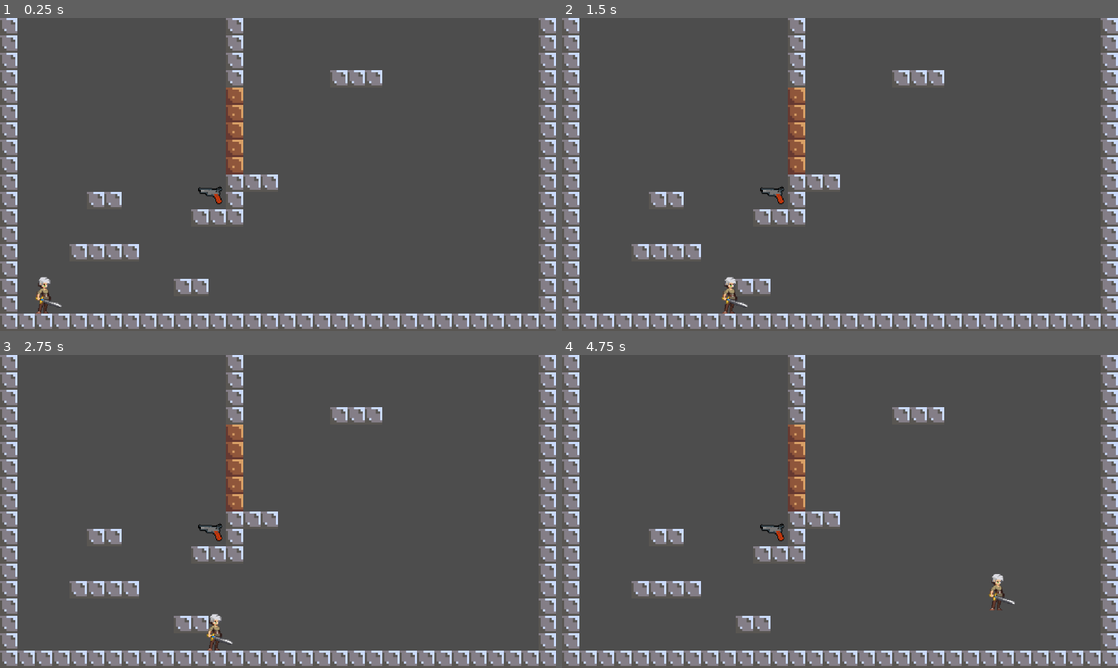
Above: before the commit, frames 1-4 (two rows, left to right).
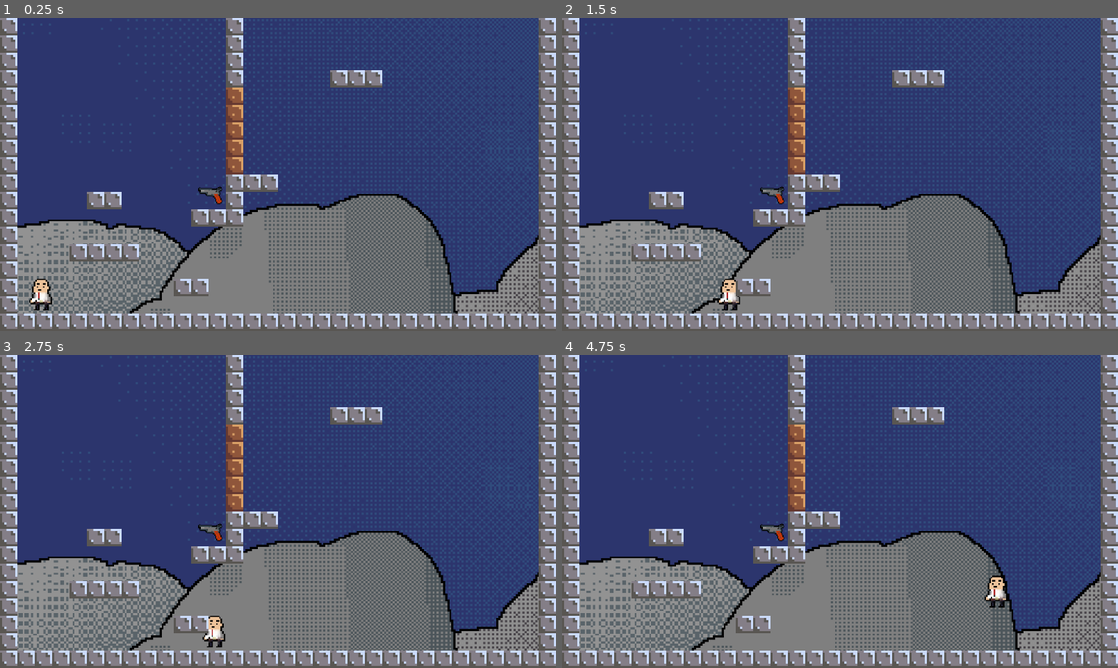
Above: after the commit, the same moments.

Repository: Flipfloppm/jump-n-gun
Game: Godot game, scene res://Levels/tutorial_level.tscn
Two runs of this game, one before a commit and one after it. Both use one fixed random seed, a clock stepped at 60 frames per second and the inputs below. Before the commit the project has no main scene; this scene is started directly in both runs.
Inputs (mouse positions are in pixels of both pictures, inside the frame that each line leads up to):
- Up to frame 1 (0.25 s): no input
- Up to frame 2 (1.5 s): tap Enter at 0.5 s; move the mouse to (962, 158) at 0.52 s; hold D (right) from 0.53 s (still down); click (962, 158) at 0.6 s; tap Space (jump) at 0.77 s; move the mouse to (728, 190) at 1.27 s; click (728, 190) at 1.35 s
- Up to frame 3 (2.75 s): tap Space (jump) at 1.52 s; move the mouse to (333, 442) at 2.02 s; release D (right) at 2.03 s; hold A (left) from 2.03 s (still down); click (333, 442) at 2.1 s
- Up to frame 4 (4.75 s): tap Space (jump) at 2.75, 3.02, 3.77, 4.52 s; move the mouse to (812, 574) at 2.77 s; release A (left) at 2.78 s; hold D (right) 2.78-4.28 s; click (812, 574) at 2.85 s; move the mouse to (1006, 558) at 3.52 s; click (1006, 558) at 3.6 s; move the mouse to (673, 464) at 4.27 s; hold A (left) from 4.28 s (still down); click (673, 464) at 4.35 s

The runs differ from the first frame. In frame 1, 79% of the frame differs, in the area x 3-97%, y 0-95%; in frame 2, 79%; in frame 3, 79%; in frame 4, 79%.

Commit message:
added background + updated sprite

Diff:
--- a/Characters/player.tscn
+++ b/Characters/player.tscn
@@ -1,8 +1,8 @@
 [gd_scene load_steps=6 format=3 uid="uid://pxa5tmuyeak5"]
 
-[ext_resource type="Texture2D" uid="uid://8iddp28j88s4" path="res://Art/Legacy-Fantasy - High Forest 2.3/Character/Idle/Idle-Sheet.png" id="1_o3qgc"]
 [ext_resource type="Script" path="res://Characters/player.gd" id="1_qtoxy"]
 [ext_resource type="PackedScene" uid="uid://c1rppcpleo7ke" path="res://Items/bullet.tscn" id="2_s0s0i"]
+[ext_resource type="Texture2D" uid="uid://bp6cpvqsq4bey" path="res://Art/Legacy-Fantasy - High Forest 2.3/Character/Idle/charA-idle-anim.png" id="3_fykwy"]
 [ext_resource type="Texture2D" uid="uid://bcrqgig4ywyk5" path="res://Art/Weapons/pistol.png" id="3_o418j"]
 
 [sub_resource type="CapsuleShape2D" id="CapsuleShape2D_sj6uy"]
@@ -15,8 +15,9 @@
 bullet = ExtResource("2_s0s0i")
 
 [node name="Sprite" type="Sprite2D" parent="."]
-texture = ExtResource("1_o3qgc")
-hframes = 4
+scale = Vector2(2, 2)
+texture = ExtResource("3_fykwy")
+hframes = 9
 
 [node name="CollisionShape2D" type="CollisionShape2D" parent="."]
 position = Vector2(0, 2)
--- a/Levels/tutorial_level.tscn
+++ b/Levels/tutorial_level.tscn
@@ -1,9 +1,13 @@
-[gd_scene load_steps=11 format=3 uid="uid://c253cc2bek6xf"]
+[gd_scene load_steps=15 format=3 uid="uid://c253cc2bek6xf"]
 
+[ext_resource type="Texture2D" uid="uid://bsigt7n3mxr1i" path="res://Art/Parallax/justsky.png" id="1_4o4e4"]
+[ext_resource type="Texture2D" uid="uid://c8lkberygf4ow" path="res://Art/Parallax/cloud3.png" id="2_e1jst"]
 [ext_resource type="PackedScene" uid="uid://pxa5tmuyeak5" path="res://Characters/player.tscn" id="2_ednqv"]
 [ext_resource type="PackedScene" uid="uid://bivf6f0vhnphu" path="res://Items/pistol.tscn" id="3_3edgi"]
 [ext_resource type="PackedScene" uid="uid://brwfur3esdpq0" path="res://Levels/camera_2d.tscn" id="3_sldjp"]
+[ext_resource type="Texture2D" uid="uid://cdkvg1oapnr25" path="res://Art/Parallax/cloud1.png" id="3_wnv32"]
 [ext_resource type="Texture2D" uid="uid://dyrghk3mw2sk3" path="res://Art/LevelTiles/metal-block-8.png" id="4_bsj7e"]
+[ext_resource type="Texture2D" uid="uid://dldq0513v6icp" path="res://Art/Parallax/cloud2.png" id="4_tjhv5"]
 [ext_resource type="Texture2D" uid="uid://bda8ydhiobq26" path="res://Art/LevelTiles/stone-block-8.png" id="5_u1frd"]
 [ext_resource type="Texture2D" uid="uid://dmia8c0pf5fht" path="res://Art/LevelTiles/wood-block-8.png" id="6_ftkog"]
 
@@ -35,8 +39,52 @@
 
 [node name="TutorialLevel" type="Node2D"]
 
+[node name="ParallaxBackground" type="ParallaxBackground" parent="."]
+
+[node name="Sky" type="ParallaxLayer" parent="ParallaxBackground"]
+modulate = Color(0.486275, 0.486275, 0.486275, 1)
+motion_scale = Vector2(2.08165e-12, 2.08165e-12)
+motion_mirroring = Vector2(2.08165e-12, 2.08165e-12)
+
+[node name="Sprite2D" type="Sprite2D" parent="ParallaxBackground/Sky"]
+position = Vector2(269, 109)
+texture = ExtResource("1_4o4e4")
+
+[node name="CloudLeft" type="ParallaxLayer" parent="ParallaxBackground"]
+modulate = Color(0.572549, 0.572549, 0.572549, 1)
+motion_scale = Vector2(0.1, 0.1)
+motion_mirroring = Vector2(640, 2.08165e-12)
+
+[node name="Sprite2D" type="Sprite2D" parent="ParallaxBackground/CloudLeft"]
+position = Vector2(228, 148)
+scale = Vector2(0.959375, 0.933333)
+texture = ExtResource("2_e1jst")
+
+[node name="CloudRight" type="ParallaxLayer" parent="ParallaxBackground"]
+modulate = Color(0.556863, 0.556863, 0.556863, 1)
+motion_scale = Vector2(0.3, 0.3)
+motion_mirroring = Vector2(640, 2.08165e-12)
+
+[node name="Sprite2D" type="Sprite2D" parent="ParallaxBackground/CloudRight"]
+position = Vector2(255, 192)
+texture = ExtResource("3_wnv32")
+
+[node name="CloudMiddle" type="ParallaxLayer" parent="ParallaxBackground"]
+modulate = Color(0.498039, 0.498039, 0.498039, 1)
+motion_scale = Vector2(0.2, 0.2)
+motion_mirroring = Vector2(640, 2.08165e-12)
+
+[node name="Sprite2D" type="Sprite2D" parent="ParallaxBackground/CloudMiddle"]
+position = Vector2(274.5, 210)
+scale = Vector2(0.967188, 0.927778)
+texture = ExtResource("4_tjhv5")
+
+[node name="Camera2D" parent="." instance=ExtResource("3_sldjp")]
+position = Vector2(-1, 0.999992)
+scale = Vector2(0.75, 0.75)
+
 [node name="Player" parent="." instance=ExtResource("2_ednqv")]
-position = Vector2(40, 252)
+position = Vector2(38, 236)
 scale = Vector2(0.7, 0.7)
 collision_layer = 2
 
@@ -46,11 +94,6 @@
 collision_layer = 4
 collision_mask = 2
 
-[node name="Camera2D" parent="." instance=ExtResource("3_sldjp")]
-visible = false
-position = Vector2(256, 144)
-scale = Vector2(0.75, 0.75)
-
 [node name="Ground" type="TileMap" parent="."]
 tile_set = SubResource("TileSet_mhm7g")
 format = 2
--- a/project.godot
+++ b/project.godot
@@ -11,6 +11,7 @@
 [application]
 
 config/name="jump-n-gun"
+run/main_scene="res://Levels/tutorial_level.tscn"
 config/features=PackedStringArray("4.2", "Forward Plus")
 config/icon="res://icon.svg"
 
Binary file added: Art/Legacy-Fantasy - High Forest 2.3/Character/Idle/charA-idle-anim.gif
Binary file added: Art/Legacy-Fantasy - High Forest 2.3/Character/Idle/charA-idle-anim.png
Not shown, added: Art/Legacy-Fantasy - High Forest 2.3/Character/Idle/charA-idle-anim.png.import
Binary file added: Art/Parallax/cloud1.png
Not shown, added: Art/Parallax/cloud1.png.import
Binary file added: Art/Parallax/cloud2.png
Not shown, added: Art/Parallax/cloud2.png.import
Binary file added: Art/Parallax/cloud3.png
Not shown, added: Art/Parallax/cloud3.png.import
Binary file added: Art/Parallax/justsky.aseprite
Binary file added: Art/Parallax/justsky.png
Not shown, added: Art/Parallax/justsky.png.import
(and 2 more such lines)
